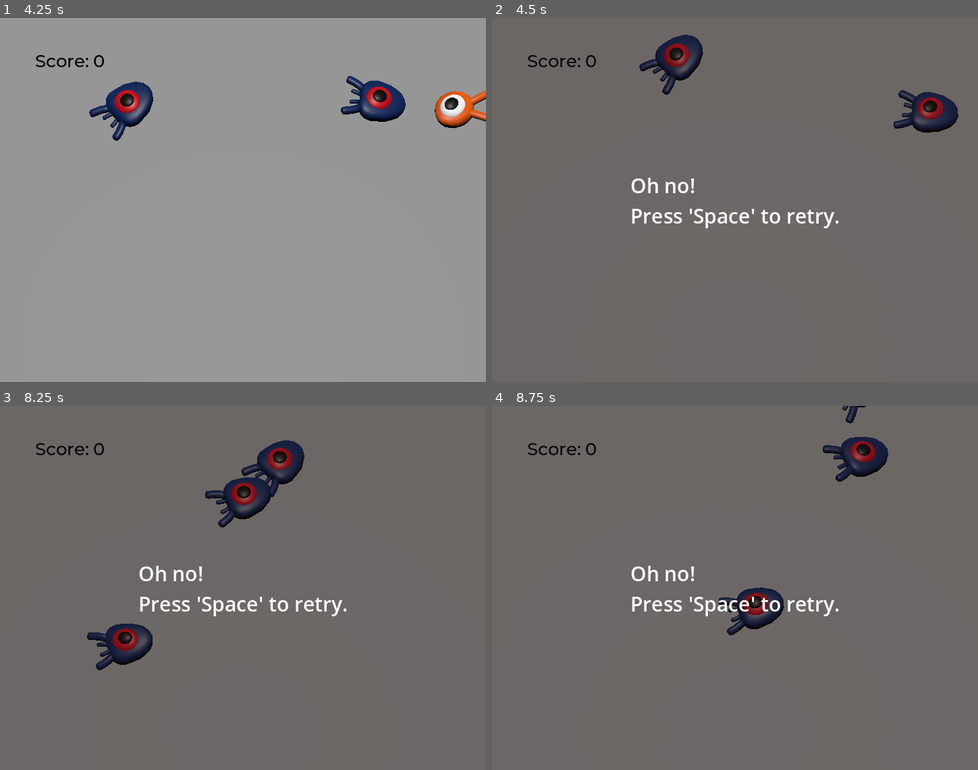
Above: before the commit, frames 1-4 (two rows, left to right).
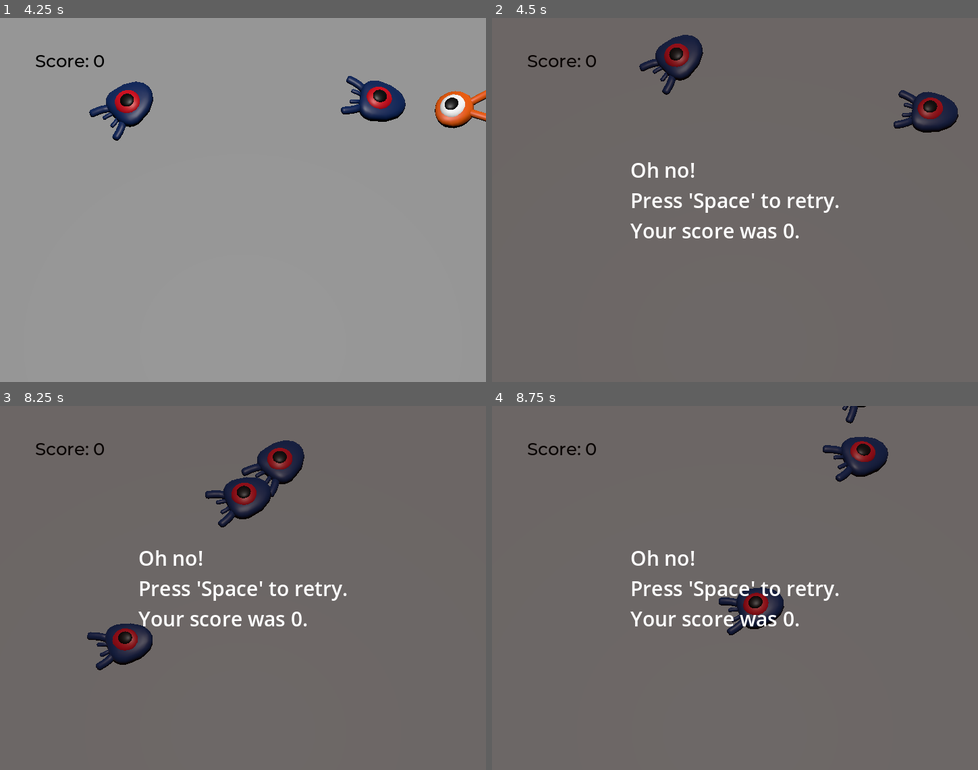
Above: after the commit, the same moments.

Repository: Selenestica/GODOTSquashTheCreeps
Game: Godot game, scene res://main.tscn
The game is run twice, just before and just after one commit, with the same random seed, the same clock (stepped at 60 frames per second) and the same inputs.
Inputs:
- Up to frame 1 (4.25 s): tap Enter (ui_accept) at 0.5 s; hold Right (move_right) 0.53-1.28 s; tap Space (jump) at 0.77, 1.52, 3.02, 3.77 s; hold Down (move_back) 1.28-2.03 s; hold Right (move_right) 2.03-2.78 s; hold Up (move_forward) 2.78-3.53 s; hold Left (move_left) from 3.53 s (still down)
- Up to frame 2 (4.5 s): keep holding Left (move_left)
- Up to frame 3 (8.25 s): tap Space (jump) at 4.52, 6.02, 6.77, 7.52 s; release Left (move_left) at 5.03 s; hold Down (move_back) 5.03-5.78 s; hold Right (move_right) 5.78-6.53 s; hold Up (move_forward) 6.53-7.28 s; hold Right (move_right) 7.28-8.03 s; hold Down (move_back) from 8.03 s (still down)
- Up to frame 4 (8.75 s): keep holding Down (move_back)

Frame 1 is identical in both runs. In frame 2, 2.2% of the frame differs, in the area x 28-72%, y 39-61%; in frame 3, 2.2%; in frame 4, 2.2%.

Commit message:
added dynamic text to end screen

Diff:
--- a/main.gd
+++ b/main.gd
@@ -26,6 +26,8 @@
 func _on_player_hit() -> void:
 	$MobTimer.stop()
 	$UserInterface/Retry.show()
+	var the_score = $UserInterface/ScoreLabel.score
+	$UserInterface/Retry/Label.text += "\nYour score was " + str(the_score) + "."
 
 func _ready():
 	$UserInterface/Retry.hide()
--- a/main.tscn
+++ b/main.tscn
@@ -83,7 +83,7 @@
 curve = SubResource("Curve3D_1inxd")
 
 [node name="SpawnLocation" type="PathFollow3D" parent="SpawnPath"]
-transform = Transform3D(0.999983, 1.24905e-05, 0.00548732, -4.54747e-13, 0.999997, -0.00227625, -0.00548733, 0.00227621, 0.999982, -8.65173, 1.03296, 15.8452)
+transform = Transform3D(0.999983, 1.24905e-05, 0.00548732, -4.54746e-13, 0.999997, -0.00227625, -0.00548732, 0.00227621, 0.999982, -8.65173, 1.03296, 15.8452)
 
 [node name="MobTimer" type="Timer" parent="."]
 wait_time = 0.5
--- a/mob.gd
+++ b/mob.gd
@@ -25,7 +25,7 @@
 	# We then rotate the velocity vector based on the mob's Y rotation
 	# in order to move in the direction the mob is looking.
 	velocity = velocity.rotated(Vector3.UP, rotation.y)
-
+	$AnimationPlayer.speed_scale = random_speed / min_speed
 
 func _on_visible_on_screen_notifier_3d_screen_exited() -> void:
 	queue_free()
--- a/player.tscn
+++ b/player.tscn
@@ -7,6 +7,33 @@
 radius = 1.0
 
 [sub_resource type="CylinderShape3D" id="CylinderShape3D_el4ip"]
+
+[sub_resource type="Animation" id="Animation_s0kef"]
+length = 0.001
+tracks/0/type = "value"
+tracks/0/imported = false
+tracks/0/enabled = true
+tracks/0/path = NodePath("Pivot/Character:position")
+tracks/0/interp = 1
+tracks/0/loop_wrap = true
+tracks/0/keys = {
+"times": PackedFloat32Array(0),
+"transitions": PackedFloat32Array(1),
+"update": 0,
+"values": [Vector3(0, 0, 0)]
+}
+tracks/1/type = "value"
+tracks/1/imported = false
+tracks/1/enabled = true
+tracks/1/path = NodePath("Pivot/Character:rotation")
+tracks/1/interp = 1
+tracks/1/loop_wrap = true
+tracks/1/keys = {
+"times": PackedFloat32Array(0),
+"transitions": PackedFloat32Array(1),
+"update": 0,
+"values": [Vector3(0, 0, 0)]
+}
 
 [sub_resource type="Animation" id="Animation_ckshl"]
 resource_name = "float"
@@ -35,33 +62,6 @@
 "transitions": PackedFloat32Array(0.435276, 2, 1),
 "update": 0,
 "values": [Vector3(0, 0, 0), Vector3(0.139626, 0, 0), Vector3(-0.15708, 0, 0)]
-}
-
-[sub_resource type="Animation" id="Animation_s0kef"]
-length = 0.001
-tracks/0/type = "value"
-tracks/0/imported = false
-tracks/0/enabled = true
-tracks/0/path = NodePath("Pivot/Character:position")
-tracks/0/interp = 1
-tracks/0/loop_wrap = true
-tracks/0/keys = {
-"times": PackedFloat32Array(0),
-"transitions": PackedFloat32Array(1),
-"update": 0,
-"values": [Vector3(0, 0, 0)]
-}
-tracks/1/type = "value"
-tracks/1/imported = false
-tracks/1/enabled = true
-tracks/1/path = NodePath("Pivot/Character:rotation")
-tracks/1/interp = 1
-tracks/1/loop_wrap = true
-tracks/1/keys = {
-"times": PackedFloat32Array(0),
-"transitions": PackedFloat32Array(1),
-"update": 0,
-"values": [Vector3(0, 0, 0)]
 }
 
 [sub_resource type="AnimationLibrary" id="AnimationLibrary_xmu0i"]
--- a/score_label.gd
+++ b/score_label.gd
@@ -1,6 +1,6 @@
 extends Label
 
-var score = 0
+@export var score = 0
 
 func _on_mob_squashed():
 	score += 1
